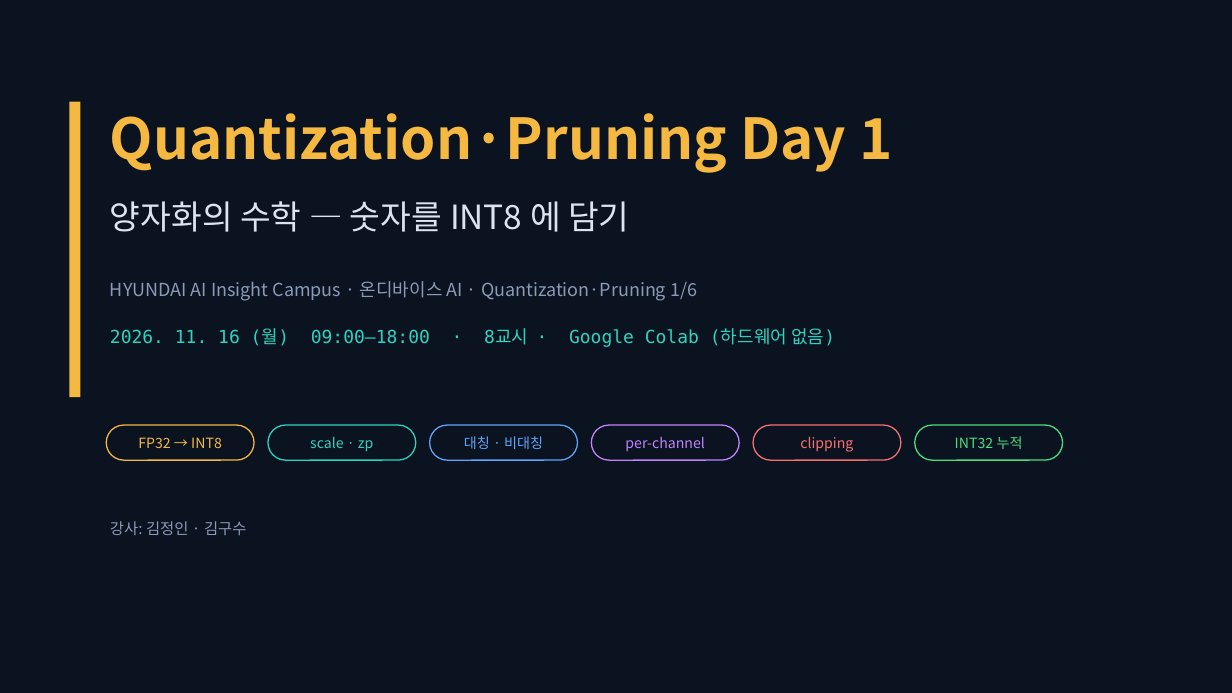
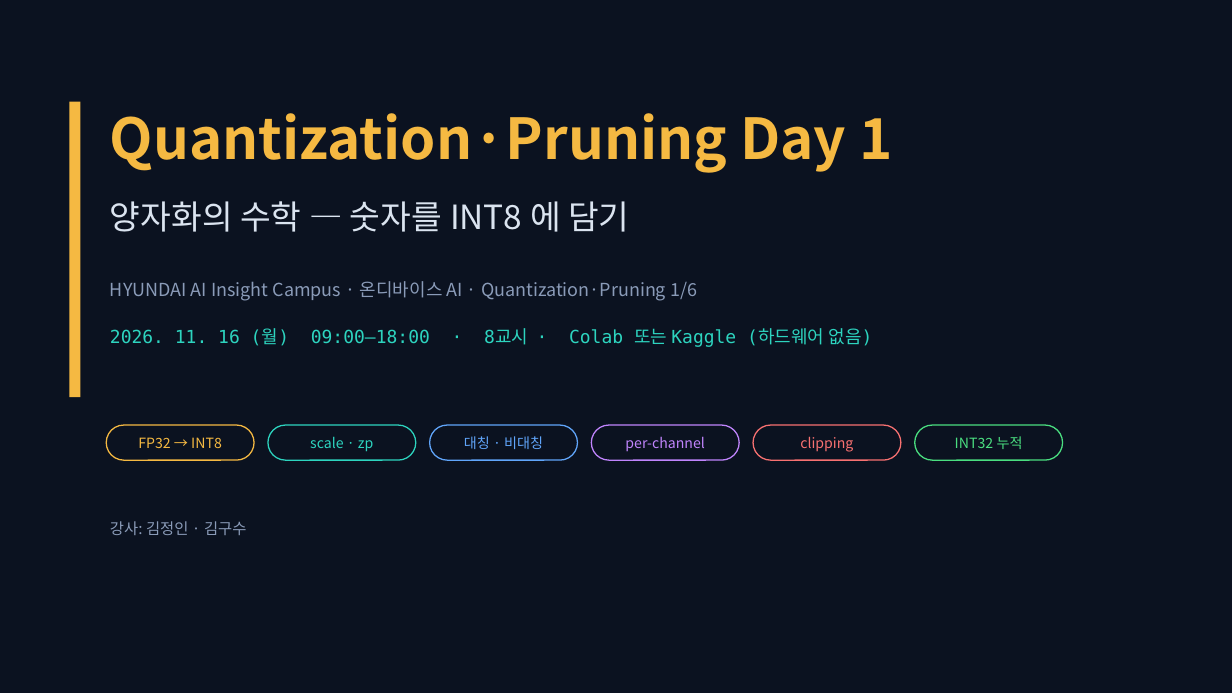
Before and after one commit to imguru-mooc/AI_CAMPUS, a slide deck: slide 1 of QP-day1/QP_Day1.pptx. Drawn at 1232x693 pixels with LibreOffice and Linux fonts; fonts in the diff are those of the drawing. Boxes give left, top, right and bottom in pixels: in the first picture for what was removed or moved away, otherwise in the second. Text is boxed around its words. In the diff, an @@ line names an element or a change of style, - is before the commit and + after.

```diff
--- a/QP-day1/QP_Day1.pptx
+++ b/QP-day1/QP_Day1.pptx
@@ text at bbox=[110, 328, 872, 347]: text changed @@
-2026. 11. 16 (월) 09:00–18:00 · 8교시 · Google Colab (하드웨어 없음)
+2026. 11. 16 (월) 09:00–18:00 · 8교시 · Colab 또는 Kaggle (하드웨어 없음)
```
Also in this commit, not shown: 1 other slide changed, 2 other files.
